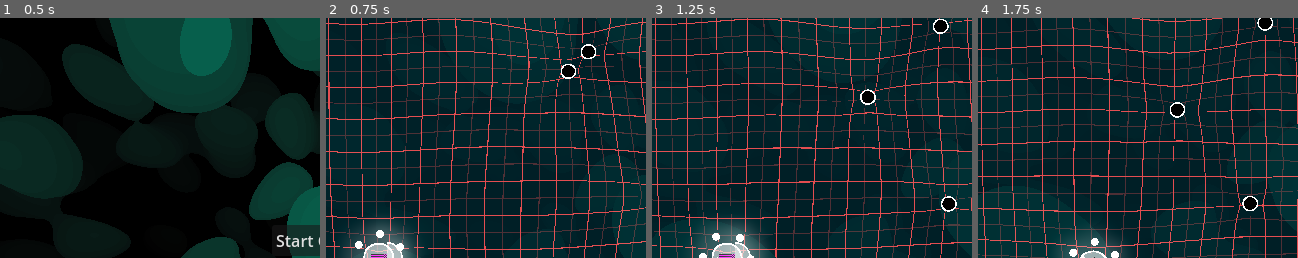
Above: before the commit, frames 1-4 (left to right).
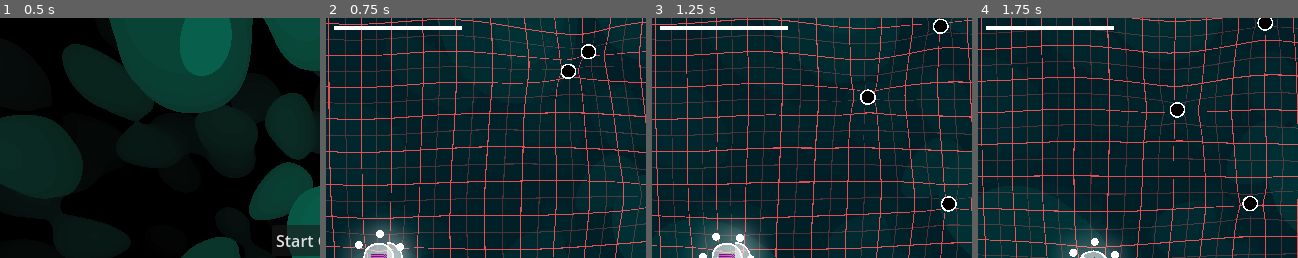
Above: after the commit, the same moments.

Repository: 3xcpy/roguelike-arcade-driving
Game: Godot game, scene res://scenes/main.tscn
The game is run twice, just before and just after one commit, with the same random seed, the same clock (stepped at 60 frames per second) and the same inputs. The engine's default icon, where the game draws it, is replaced by a stand-in: a white triangle on a blue panel in a dark square.
Inputs (mouse positions are % of the whole screen's width and height, from its top left):
- Up to frame 1 (0.5 s): no input
- Up to frame 2 (0.75 s): click "Start Game" at 0.5 s
- Up to frame 3 (1.25 s): no input
- Up to frame 4 (1.75 s): tap Enter (ui_accept) at 1.25, 1.35, 1.52 s; move the mouse to (72, 45) at 1.27 s; hold Right (steer_right) from 1.28 s (still down)
The pictures show only the part of the screen within x 0-50%, y 0-50%; the shares and areas given below are measured in that part.

Frame 1 is identical in both runs. In frame 2, 0.7% of the frame differs, in the area x 2-43%, y 3-5%; in frame 3, 0.7%; in frame 4, 0.7%.

Commit message:
hud and health bar

Diff:
--- /dev/null
+++ b/scenes/hud.tscn
@@ -0,0 +1,39 @@
+[gd_scene load_steps=4 format=3 uid="uid://btgj36pohx8ym"]
+
+[ext_resource type="Script" uid="uid://b5jgdl7l0riaf" path="res://scripts/hud.gd" id="1_ahhtf"]
+
+[sub_resource type="StyleBoxFlat" id="StyleBoxFlat_ahhtf"]
+
+[sub_resource type="StyleBoxFlat" id="StyleBoxFlat_oo0fn"]
+bg_color = Color(1, 1, 1, 1)
+
+[node name="HUD" type="Control"]
+layout_mode = 3
+anchors_preset = 15
+anchor_right = 1.0
+anchor_bottom = 1.0
+grow_horizontal = 2
+grow_vertical = 2
+script = ExtResource("1_ahhtf")
+
+[node name="MarginContainer" type="MarginContainer" parent="."]
+layout_mode = 1
+anchors_preset = 15
+anchor_right = 1.0
+anchor_bottom = 1.0
+grow_horizontal = 2
+grow_vertical = 2
+theme_override_constants/margin_left = 8
+theme_override_constants/margin_top = 8
+theme_override_constants/margin_right = 8
+theme_override_constants/margin_bottom = 8
+
+[node name="HealthBar" type="ProgressBar" parent="MarginContainer"]
+texture_filter = 2
+custom_minimum_size = Vector2(128, 4)
+layout_mode = 2
+size_flags_horizontal = 0
+theme_override_styles/background = SubResource("StyleBoxFlat_ahhtf")
+theme_override_styles/fill = SubResource("StyleBoxFlat_oo0fn")
+value = 99.65
+show_percentage = false
--- a/scenes/main.tscn
+++ b/scenes/main.tscn
@@ -1,15 +1,17 @@
-[gd_scene load_steps=7 format=3 uid="uid://bi1kkpplws8fv"]
+[gd_scene load_steps=8 format=3 uid="uid://bi1kkpplws8fv"]
 
 [ext_resource type="PackedScene" uid="uid://dv5b0tvp5gwwy" path="res://scenes/ui_layer.tscn" id="1_0wfyh"]
 [ext_resource type="Script" uid="uid://1d7jr7tjq7f4" path="res://scripts/main.gd" id="1_sugp2"]
 [ext_resource type="PackedScene" uid="uid://wb45rm4nabob" path="res://scenes/stage.tscn" id="2_sugp2"]
 [ext_resource type="PackedScene" uid="uid://ooieugeebd34" path="res://scenes/pause_menu.tscn" id="3_jyhfs"]
+[ext_resource type="PackedScene" uid="uid://btgj36pohx8ym" path="res://scenes/hud.tscn" id="3_o6xl0"]
 [ext_resource type="PackedScene" uid="uid://3hpv3lut38d3" path="res://scenes/main_menu.tscn" id="4_tbgi4"]
 [ext_resource type="PackedScene" uid="uid://duvjiydrgku8d" path="res://scenes/upgrade_select_screen.tscn" id="5_tefeu"]
 
 [node name="Main" type="Node"]
 script = ExtResource("1_sugp2")
 stage_scene = ExtResource("2_sugp2")
+hud_scene = ExtResource("3_o6xl0")
 pause_menu_scene = ExtResource("3_jyhfs")
 main_menu_scene = ExtResource("4_tbgi4")
 upgrade_select_screen_scene = ExtResource("5_tefeu")
--- a/scripts/global.gd
+++ b/scripts/global.gd
@@ -3,6 +3,7 @@
 var floor: Floor = null
 var game_manager: GameManager = null
 var upgrade_select_screen: UpgradeSelectScreen = null
+var player: Player = null
 
 var current_index: int = 0
 func get_enemy_index() -> int:
--- /dev/null
+++ b/scripts/hud.gd
@@ -0,0 +1,6 @@
+class_name HUD extends Control
+
+@onready var health_bar: ProgressBar = $MarginContainer/HealthBar
+
+func _process(_delta: float) -> void:
+	health_bar.value = Global.player.health_component.health / Global.player.health_component.max_health * 100.0
--- a/scripts/main.gd
+++ b/scripts/main.gd
@@ -1,11 +1,13 @@
 class_name Main extends Node
 
 @export var stage_scene: PackedScene
+@export var hud_scene: PackedScene
 @export var pause_menu_scene: PackedScene
 @export var main_menu_scene: PackedScene
 @export var upgrade_select_screen_scene: PackedScene
 
 var stage: Node = null
+var hud: Node = null
 var pause_menu: Node = null
 var main_menu: Node = null
 var upgrade_select_screen: Node = null
@@ -18,16 +20,19 @@
 func start_game() -> void:
 	stage = stage_scene.instantiate()
 	add_child(stage)
+	hud = hud_scene.instantiate()
+	$UILayer.add_child(hud)
+	upgrade_select_screen = upgrade_select_screen_scene.instantiate()
+	$UILayer.add_child(upgrade_select_screen)
 	pause_menu = pause_menu_scene.instantiate()
 	$UILayer.add_child(pause_menu)
 	pause_menu.connect("quit_to_menu", quit_to_menu)
-	upgrade_select_screen = upgrade_select_screen_scene.instantiate()
-	$UILayer.add_child(upgrade_select_screen)
 	main_menu.queue_free()
 
 
 func quit_to_menu() -> void:
 	stage.queue_free()
+	hud.queue_free()
 	pause_menu.queue_free()
 	upgrade_select_screen.queue_free()
 	create_main_menu()
--- a/scripts/player.gd
+++ b/scripts/player.gd
@@ -18,8 +18,14 @@
 @onready var aura: Aura = $Weapons/Aura
 @onready var ram: Ram = $Weapons/Ram
 
+@onready var health_component: HealthComponent = $HealthComponent
 
-func damage(dmg: float): $HealthComponent.damage(dmg)
+
+func damage(dmg: float): health_component.damage(dmg)
+
+
+func _ready() -> void:
+	Global.player = self
 
 
 func _physics_process(delta: float) -> void:
Not shown, added: scripts/hud.gd.uid
